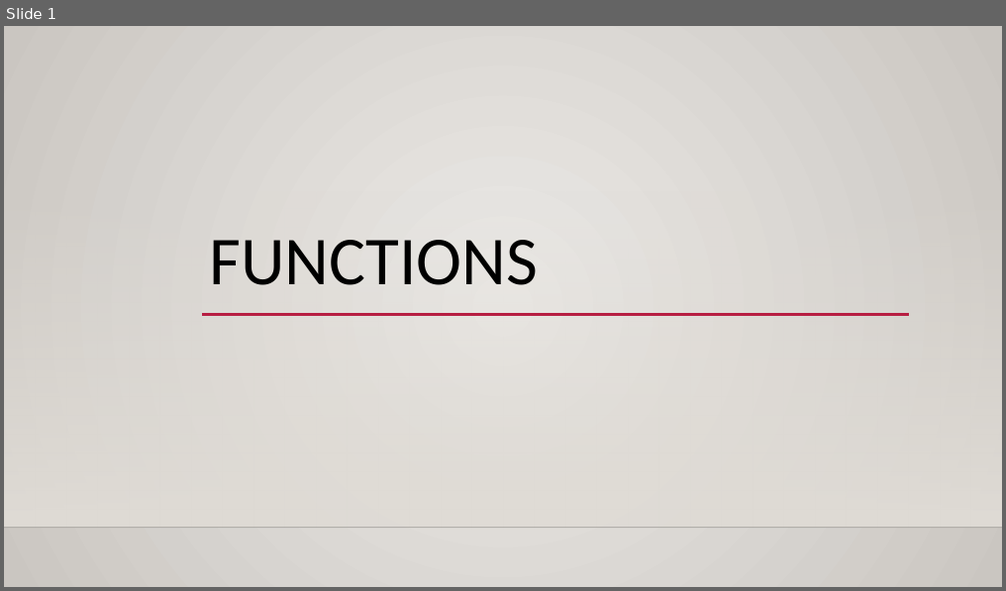
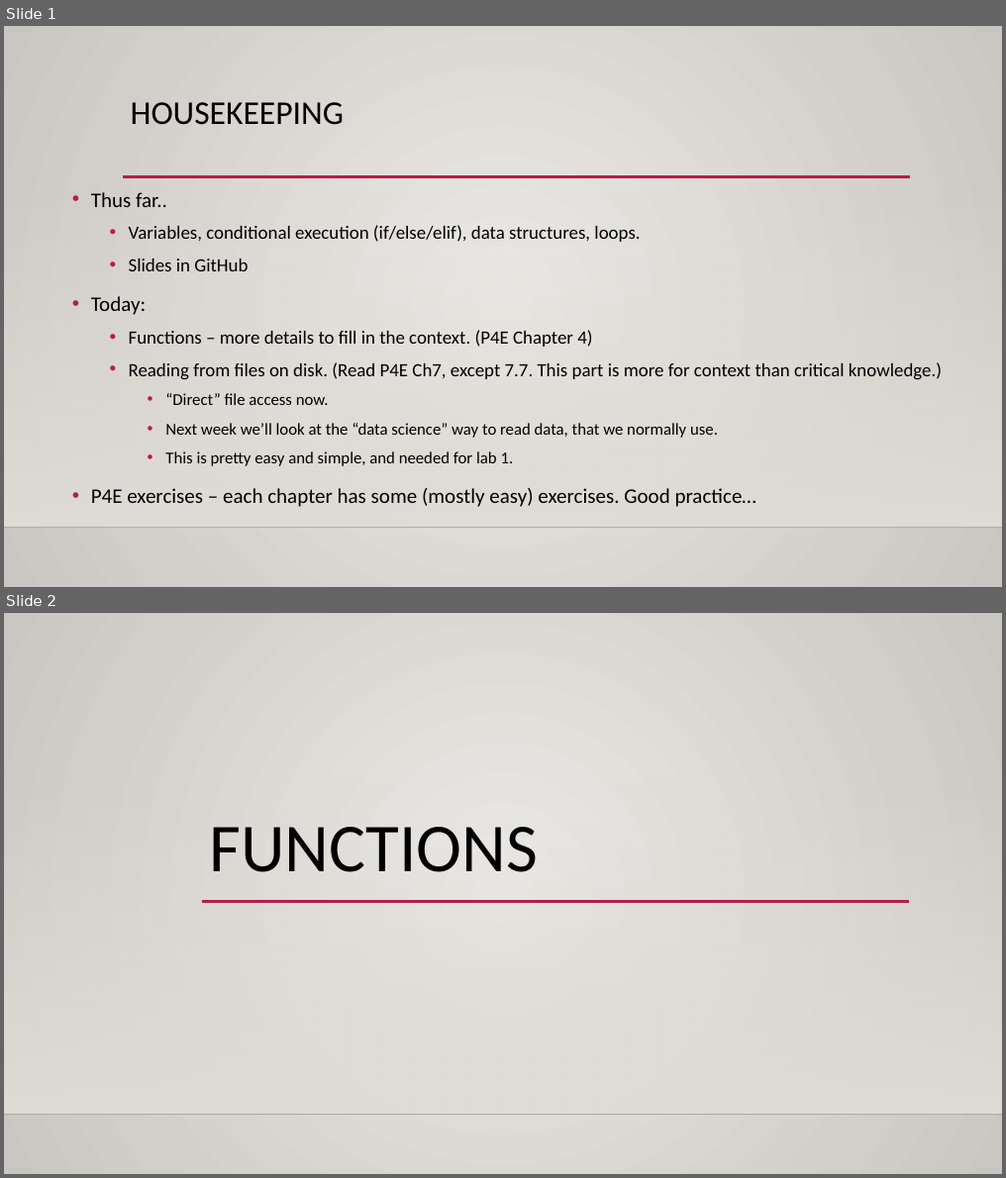
Before and after one commit to AkeemSemper/ML_for_Non_DS_Students, a slide deck: course_resources/slides/Used/004_functions.pptx. Shown one above the other, each under a label of ours: slide 1 before the commit, slides 1 and 2 after it. The pictures are 1006x591 and 1006x1178 pixels, drawn with LibreOffice and Linux fonts; fonts in the diff are those of the drawing; background and template pictures are left out. Boxes give left, top, right and bottom in pixels: in the first picture for what was removed or moved away, otherwise in the second. Text is boxed around its words. In the diff, an @@ line names an element or a change of style, - is before the commit and + after.

```diff
--- a/course_resources/slides/Used/004_functions.pptx
+++ b/course_resources/slides/Used/004_functions.pptx
@@ slide 1 added at [4, 26, 1002, 587], background gradient #ECEAE7 to #CAC7C1; not listed: 2 template elements that a slide beside it also shows @@
@@ title added at [131, 102, 344, 125], 32 pt, text #000000 @@
+HOUSEKEEPING
@@ text added at [91, 192, 942, 507], 18 pt, text #000000 @@
+• Thus far..
+  • Variables, conditional execution (if/else/elif), data structures, loops.
+  • Slides in GitHub
+• Today:
+  • Functions – more details to fill in the context. (P4E Chapter 4)
+  • Reading from files on disk. (Read P4E Ch7, except 7.7. This part is more for context than critical knowledge.)
+    • “Direct” file access now.
+    • Next week we’ll look at the “data science” way to read data, that we normally use.
+    • This is pretty easy and simple, and needed for lab 1.
+• P4E exercises – each chapter has some (mostly easy) exercises. Good practice…
@@ line added from (123, 177) to (910, 177), #B71E42 2.5 pt @@
@@ what was slide 1 is now slide 2 @@
```
Also in this commit, not shown: 2 slides changed, 1 other slide added.
